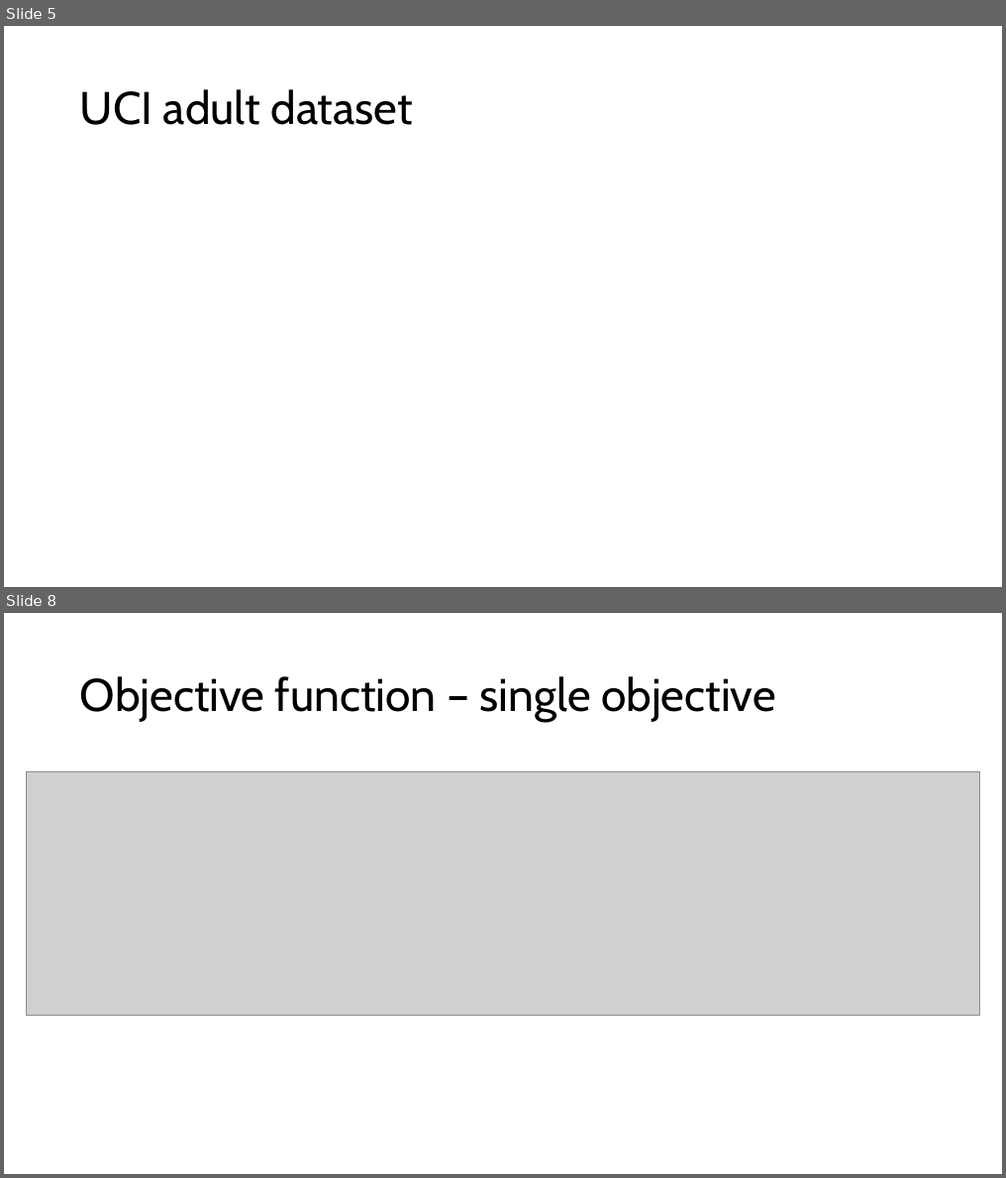
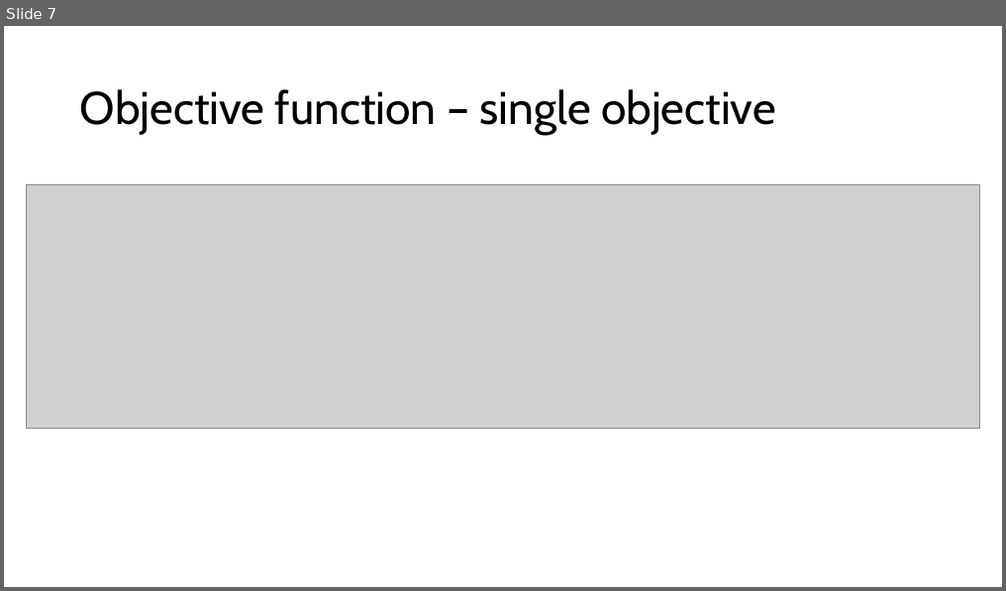
Before and after one commit to amitsaha/optuna-demo, a slide deck: Hyperparameter optimization using Optuna.pptx. Shown one above the other, each under a label of ours: slides 5 and 8 before the commit, slide 7 after it; the slides between them are not shown. The pictures are 1006x1178 and 1006x591 pixels, drawn with LibreOffice and Linux fonts; fonts in the diff are those of the drawing; grey boxes stand for pictures. Boxes give left, top, right and bottom in pixels: in the first picture for what was removed or moved away, otherwise in the second. Text is boxed around its words. In the diff, an @@ line names an element or a change of style, - is before the commit and + after.

```diff
--- a/Hyperparameter optimization using Optuna.pptx
+++ b/Hyperparameter optimization using Optuna.pptx
@@ slide 5 removed at (4, 26, 1002, 587), background #FFFFFF @@
@@ title removed at (80, 89, 413, 125) @@
-UCI adult dataset
@@ what was slide 8 is now slide 7 @@
```
Also in this commit, not shown: 6 slides changed, 1 other slide removed.
